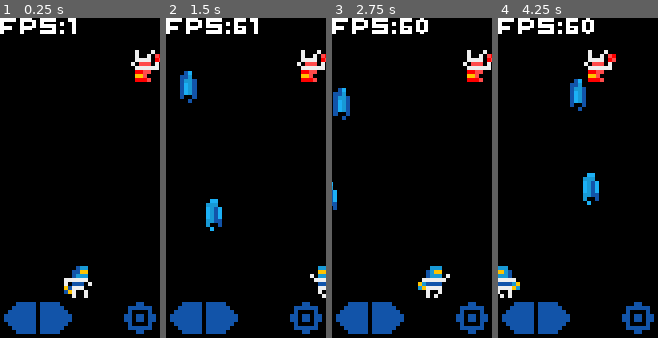
Above: before the commit, frames 1-4 (left to right).
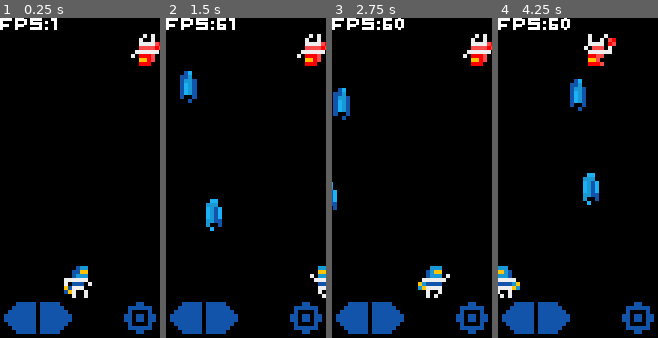
Above: after the commit, the same moments.

Repository: whmsft/vechten
Game: Godot game, scene res://scenes/Game.tscn
Two runs of this game, one before a commit and one after it. Both use one fixed random seed, a clock stepped at 60 frames per second and the inputs below.
Inputs (mouse positions are in pixels of both pictures, inside the frame that each line leads up to):
- Up to frame 1 (0.25 s): no input
- Up to frame 2 (1.5 s): move the mouse to (281, 162) at 0.52 s; hold Right (key_right) 0.53-1.28 s; hold Space (key_space) 0.53-1.28 s; move the mouse to (214, 194) at 1.27 s; hold Left (key_left) from 1.28 s (still down); tap Space (key_space) at 1.35 s
- Up to frame 3 (2.75 s): move the mouse to (428, 107) at 2.02 s; release Left (key_left) at 2.03 s; hold Right (key_right) from 2.03 s (still down); hold Space (key_space) from 2.03 s (still down)
- Up to frame 4 (4.25 s): move the mouse to (570, 242) at 2.77 s; release Space (key_space) at 2.78 s; tap Space (key_space) at 2.85 s; move the mouse to (626, 226) at 3.52 s; release Right (key_right) at 3.53 s; hold Left (key_left) from 3.53 s (still down); hold Space (key_space) from 3.53 s (still down)

The runs differ from the first frame. In frame 1, 2.8% of the frame differs, in the area x 0-100%, y 0-20%; in frame 2, 3.2%; in frame 3, 3.2%; in frame 4, 3.3%, in the area x 0-74%, y 0-20%.

Commit message:
commit 21. Enemy anims

Diff:
--- a/project.godot
+++ b/project.godot
@@ -23,8 +23,8 @@
 
 window/size/width=40
 window/size/height=80
-window/size/test_width=20
-window/size/test_height=40
+window/size/test_width=200
+window/size/test_height=400
 window/handheld/orientation="portrait"
 window/stretch/mode="2d"
 window/stretch/aspect="keep_width"
--- a/scenes/Game.tscn
+++ b/scenes/Game.tscn
@@ -14,6 +14,8 @@
 [ext_resource path="res://assets/bullet_boom_1.png" type="Texture" id=12]
 [ext_resource path="res://assets/bullet_boom_2.png" type="Texture" id=13]
 [ext_resource path="res://assets/enemy_idle.png" type="Texture" id=14]
+[ext_resource path="res://assets/enemy_huff.png" type="Texture" id=15]
+[ext_resource path="res://assets/enemy_move.png" type="Texture" id=16]
 
 [sub_resource type="SpriteFrames" id=1]
 animations = [ {
@@ -47,7 +49,7 @@
 } ]
 
 [sub_resource type="DynamicFont" id=5]
-size = 8
+size = 6
 font_data = ExtResource( 10 )
 
 [sub_resource type="Theme" id=3]
@@ -55,10 +57,20 @@
 
 [sub_resource type="SpriteFrames" id=6]
 animations = [ {
-"frames": [ ExtResource( 14 ) ],
+"frames": [  ],
+"loop": true,
+"name": "fire",
+"speed": 5.0
+}, {
+"frames": [ ExtResource( 14 ), ExtResource( 15 ) ],
 "loop": true,
 "name": "idle",
-"speed": 5.0
+"speed": 2.0
+}, {
+"frames": [ ExtResource( 14 ), ExtResource( 16 ) ],
+"loop": true,
+"name": "walk",
+"speed": 8.0
 } ]
 
 [node name="Game" type="Node2D"]
@@ -81,7 +93,7 @@
 margin_right = 29.0
 margin_bottom = 5.0
 theme = SubResource( 3 )
-text = "FPS:"
+text = "Score: "
 
 [node name="btn_left" type="TouchScreenButton" parent="."]
 normal = ExtResource( 5 )
@@ -97,5 +109,6 @@
 
 [node name="Enemy" type="AnimatedSprite" parent="."]
 frames = SubResource( 6 )
-animation = "idle"
+animation = "fire"
+playing = true
 offset = Vector2( 4, 4 )
--- a/scripts/Game.gd
+++ b/scripts/Game.gd
@@ -1,8 +1,8 @@
 #####################
 ## Name: vechten   ##
 ## Author: @whmsft ##
-## version: v1b2   ##
-## commit: 20      ##
+## version: v1b3   ##
+## commit: 21      ##
 #####################
 
 extends Node2D
@@ -24,7 +24,8 @@
 	$Player.position = Vector2(16, SCREEN.y -18)
 	$Player.play()
 	$Bullet.hide()
-	$Enemy.position = Vector2(16, 8)
+	$Enemy.position = Vector2(16, 4)
+	$Enemy.play()
 
 func _process(_delta):
 	FPS = Engine.get_frames_per_second()
@@ -40,17 +41,11 @@
 		framer[1] = (randi() %3)
 	else: framer[0] += 1
 	var e = $Enemy.position
-	if e.x < -4 : e.x = 36
-	elif e.x > 36: e.x = -4
-	"""
-	var d = Vector2(p.x - e.x, p.y - e.y)
-	var h = sqrt(d.x*d.x+d.y*d.y)
-	d.x /= h
-	d.y /= h
-	"""
-	if framer[1] == 0: e.x += -96*_delta
-	elif framer[1] == 1: e.x += +96*_delta
-	elif framer[1] == 2: e.x += 0
+	if framer[1] == 0: e.x += -96*_delta; elif framer[1] == 1: e.x += +96*_delta; elif framer[1] == 2: e.x += 0
+	if e.x != $Enemy.position.x: $Enemy.animation = "walk"
+	else: $Enemy.animation = "idle"
+	$Enemy.flip_h = bool($Enemy.position.x-e.x < 0)
+	if e.x < -4 : e.x = 36; elif e.x > 36: e.x = -4
 	$Enemy.position.x = e.x
 
 func update_player(_delta):
@@ -77,7 +72,6 @@
 			add_child(bullets[-1])
 	for n in bullets:
 		n.position = Vector2(n.position.x, n.position.y-128*_delta)
-		if n.position.y < 8: n.animation = "boom"
-		if n.position.y < 0:
+		if n.position.y < 8:
 			bullets.erase(n)
 			n.queue_free()
Binary file added: assets/enemy_huff.png
Not shown, added: assets/enemy_huff.png.import
Binary file added: assets/enemy_move.png
Not shown, added: assets/enemy_move.png.import
Not shown, changed: diff.txt
Not shown: 1 places in scenes/Game.tscn that only renumber resources
